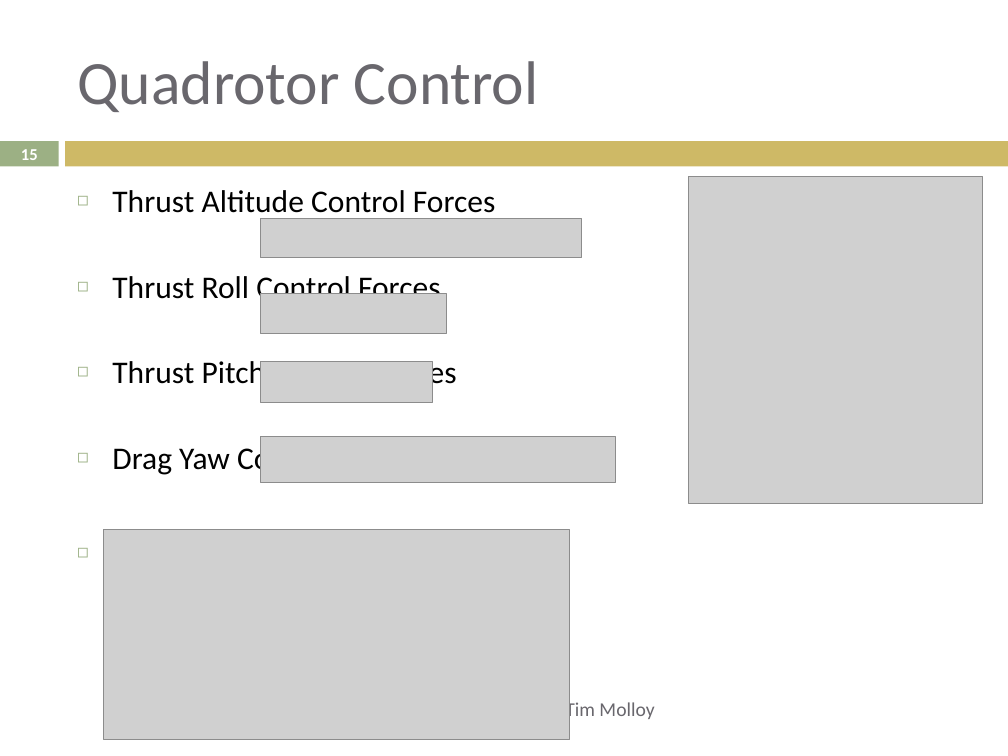
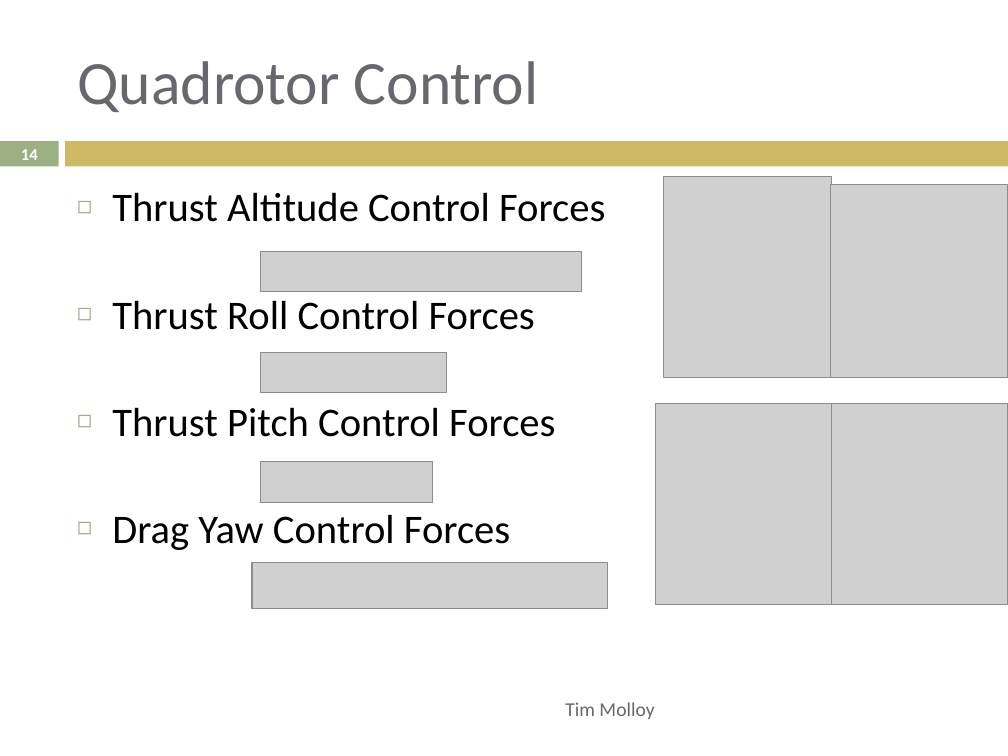
Before and after one commit to lijian8/ahns10, a slide deck: slide 14 of docproject/official_ahns/presentations/tim_semester1.pptx (slide 15 before the commit). Drawn at 1008x756 pixels with LibreOffice and Linux fonts; fonts in the diff are those of the drawing; grey boxes stand for pictures. Boxes give left, top, right and bottom in pixels: in the first picture for what was removed or moved away, otherwise in the second. Text is boxed around its words. In the diff, an @@ line names an element or a change of style, - is before the commit and + after.

Commit message:
tims prefinal slides + control and guidance diagrams

```diff
--- a/docproject/official_ahns/presentations/tim_semester1.pptx
+++ b/docproject/official_ahns/presentations/tim_semester1.pptx
@@ page number at bbox=[21, 149, 38, 160]: text changed @@
-15
+14
@@ text at bbox=[112, 192, 605, 550]: paragraph removed @@
-◻ Motor Output Signals
@@ text "Thrust Altitude Control Forces" at bbox=[112, 192, 605, 550]: size 22.5 to 29 pt @@
@@ picture added at bbox=[663, 176, 832, 378] @@
@@ picture: place and size @@
-picture at bbox=[688, 176, 983, 504]
+picture at bbox=[831, 184, 1008, 378]
@@ picture removed at bbox=[260, 219, 582, 258] @@
@@ picture added at bbox=[260, 252, 582, 291] @@
@@ picture removed at bbox=[260, 294, 447, 334] @@
@@ picture: place and size @@
-picture at bbox=[260, 361, 432, 402]
+picture at bbox=[260, 353, 447, 392]
@@ picture added at bbox=[655, 403, 832, 605] @@
@@ picture added at bbox=[824, 403, 1008, 605] @@
@@ picture removed at bbox=[260, 436, 615, 482] @@
@@ picture added at bbox=[260, 462, 432, 503] @@
@@ picture removed at bbox=[103, 529, 569, 739] @@
@@ picture added at bbox=[252, 562, 607, 608] @@
```
Also in this commit, not shown: 5 other slides changed, 3 slides added, 2 slides removed, 4 other files.
